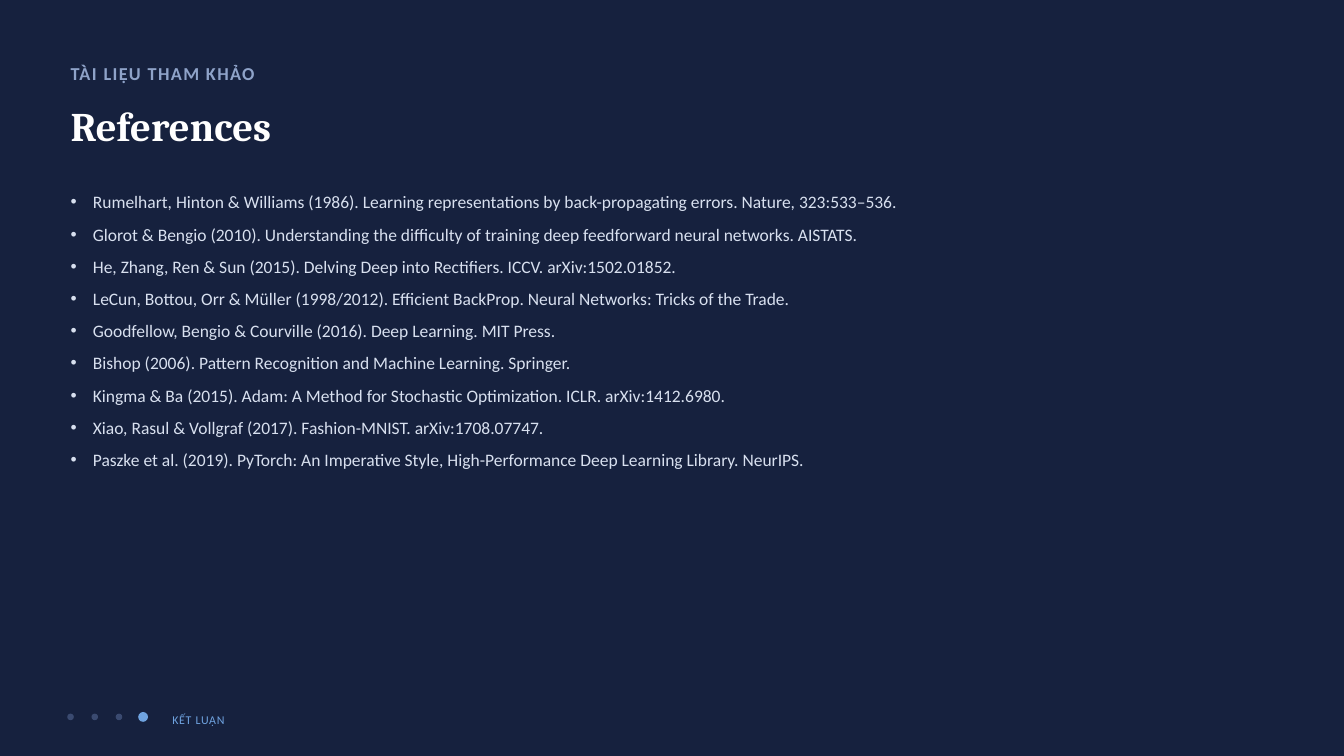
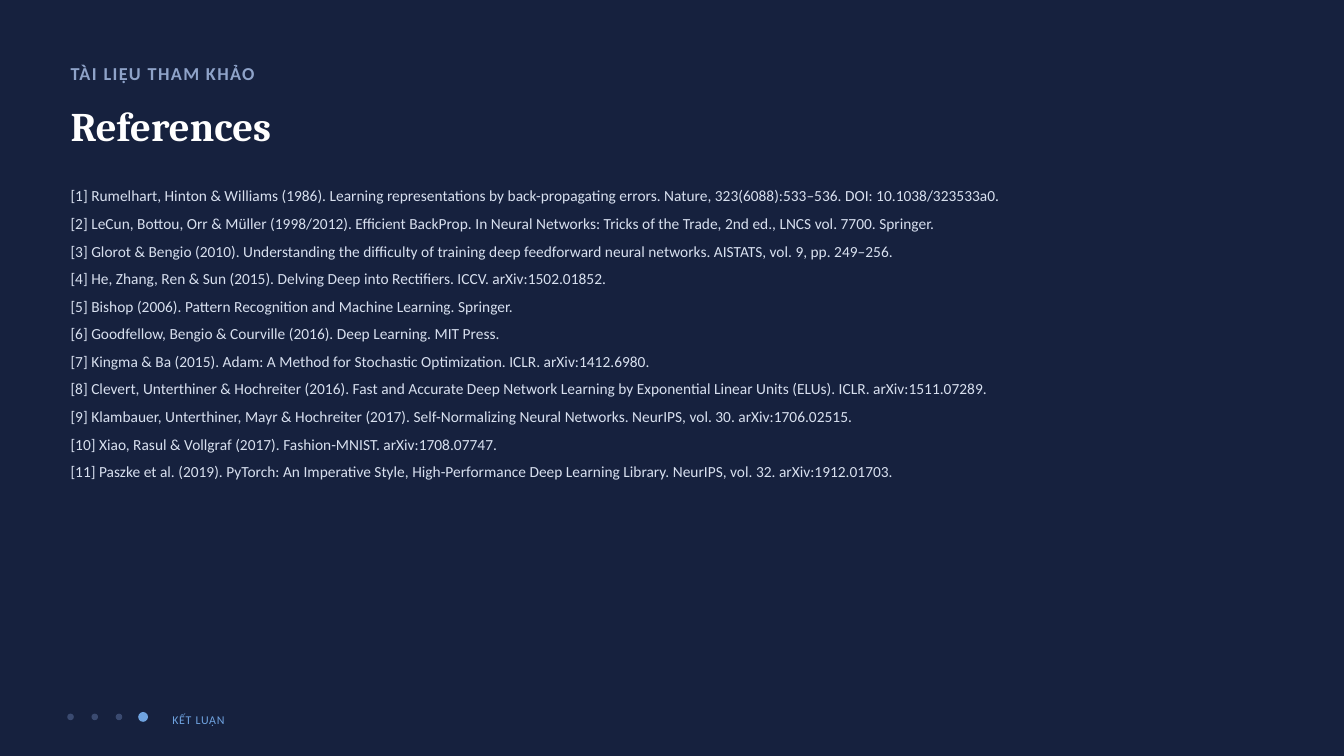
Before and after one commit to quankane/latex-web, a slide deck: slide 29 of report/Slide_Backprop_Initialization.pptx. Drawn at 1344x756 pixels with LibreOffice and Linux fonts; fonts in the diff are those of the drawing. Boxes give left, top, right and bottom in pixels: in the first picture for what was removed or moved away, otherwise in the second. Text is boxed around its words. In the diff, an @@ line names an element or a change of style, - is before the commit and + after.

```diff
--- a/report/Slide_Backprop_Initialization.pptx
+++ b/report/Slide_Backprop_Initialization.pptx
@@ text at <box>71,190,999,480</box>: text changed; size 12.5 to 11 pt @@
-• Rumelhart, Hinton & Williams (1986). Learning representations by back-propagating errors. Nature, 323:533–536.
-• Glorot & Bengio (2010). Understanding the difficulty of training deep feedforward neural networks. AISTATS.
-• He, Zhang, Ren & Sun (2015). Delving Deep into Rectifiers. ICCV. arXiv:1502.01852.
-• LeCun, Bottou, Orr & Müller (1998/2012). Efficient BackProp. Neural Networks: Tricks of the Trade.
-• Goodfellow, Bengio & Courville (2016). Deep Learning. MIT Press.
-• Bishop (2006). Pattern Recognition and Machine Learning. Springer.
-• Kingma & Ba (2015). Adam: A Method for Stochastic Optimization. ICLR. arXiv:1412.6980.
-• Xiao, Rasul & Vollgraf (2017). Fashion-MNIST. arXiv:1708.07747.
-• Paszke et al. (2019). PyTorch: An Imperative Style, High-Performance Deep Learning Library. NeurIPS.
+[1] Rumelhart, Hinton & Williams (1986). Learning representations by back-propagating errors. Nature, 323(6088):533–536. DOI: 10.1038/323533a0.
+[2] LeCun, Bottou, Orr & Müller (1998/2012). Efficient BackProp. In Neural Networks: Tricks of the Trade, 2nd ed., LNCS vol. 7700. Springer.
+[3] Glorot & Bengio (2010). Understanding the difficulty of training deep feedforward neural networks. AISTATS, vol. 9, pp. 249–256.
+[4] He, Zhang, Ren & Sun (2015). Delving Deep into Rectifiers. ICCV. arXiv:1502.01852.
+[5] Bishop (2006). Pattern Recognition and Machine Learning. Springer.
+[6] Goodfellow, Bengio & Courville (2016). Deep Learning. MIT Press.
+[7] Kingma & Ba (2015). Adam: A Method for Stochastic Optimization. ICLR. arXiv:1412.6980.
+[8] Clevert, Unterthiner & Hochreiter (2016). Fast and Accurate Deep Network Learning by Exponential Linear Units (ELUs). ICLR. arXiv:1511.07289.
+[9] Klambauer, Unterthiner, Mayr & Hochreiter (2017). Self-Normalizing Neural Networks. NeurIPS, vol. 30. arXiv:1706.02515.
+[10] Xiao, Rasul & Vollgraf (2017). Fashion-MNIST. arXiv:1708.07747.
+[11] Paszke et al. (2019). PyTorch: An Imperative Style, High-Performance Deep Learning Library. NeurIPS, vol. 32. arXiv:1912.01703.
```
Also in this commit, not shown: 13 other slides changed, 7 other files.
